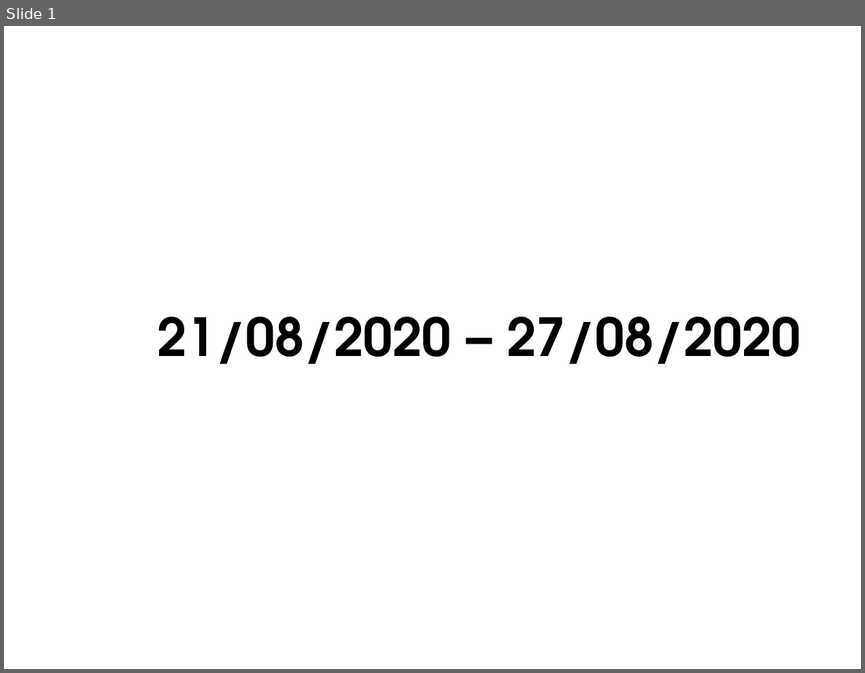
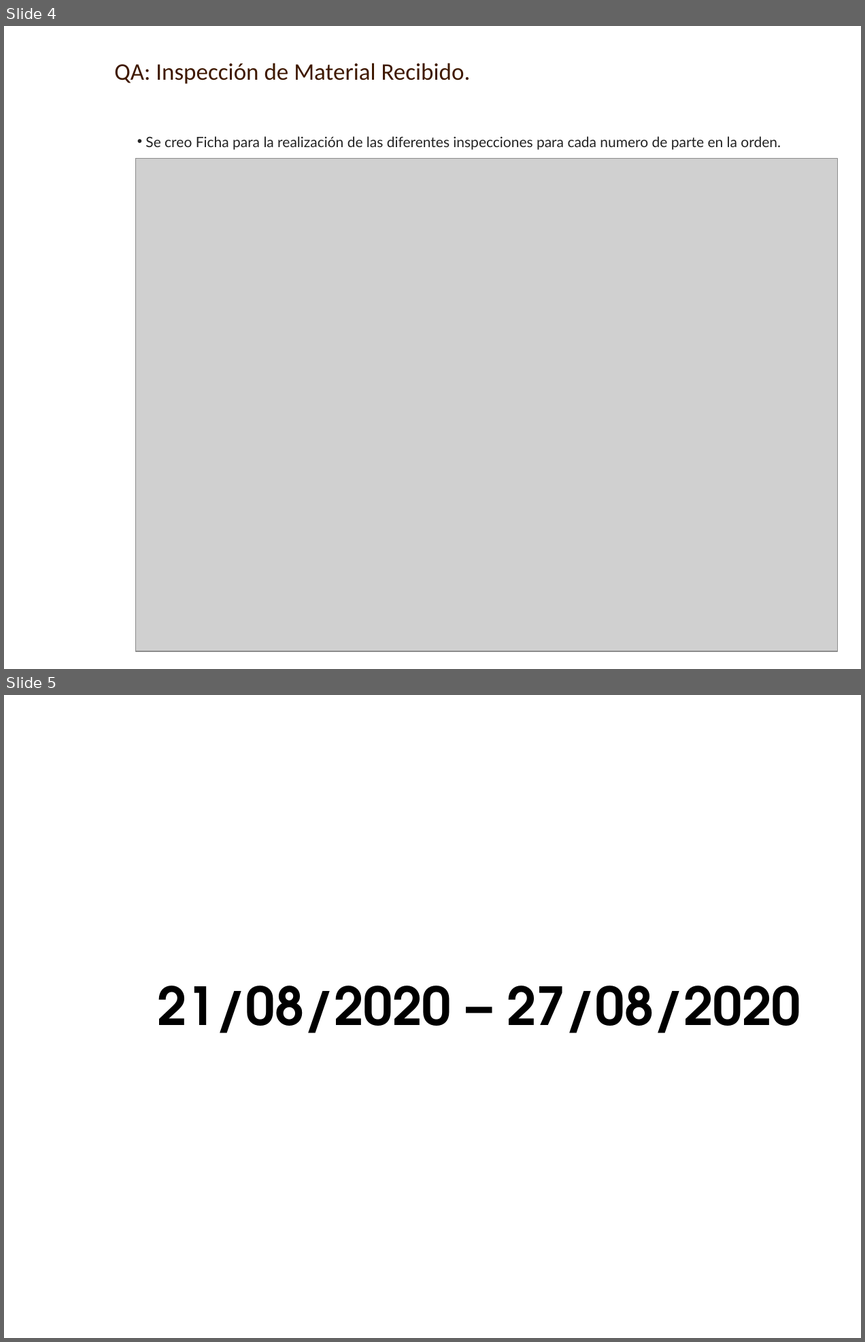
Before and after one commit to AXDELAROSA/CONTROL_QUALITY, a slide deck: Docs/IT_DEV_PEARL_LEATHER_QA_INSPECCION_27082020.pptx. Shown one above the other, each under a label of ours: slide 1 before the commit, slides 4 and 5 after it. The pictures are 865x673 and 865x1342 pixels, drawn with LibreOffice and Linux fonts; fonts in the diff are those of the drawing; grey boxes stand for pictures; background and template pictures are left out. Boxes give left, top, right and bottom in pixels: in the first picture for what was removed or moved away, otherwise in the second. Text is boxed around its words. In the diff, an @@ line names an element or a change of style, - is before the commit and + after.

```diff
--- a/Docs/IT_DEV_PEARL_LEATHER_QA_INSPECCION_27082020.pptx
+++ b/Docs/IT_DEV_PEARL_LEATHER_QA_INSPECCION_27082020.pptx
@@ slide 4 added at box(4, 26, 861, 669), background picture (left out) @@
@@ text added at box(114, 63, 470, 84), 20 pt, text #3F1900 @@
+QA: Inspección de Material Recibido.
@@ text added at box(145, 136, 781, 150), 12 pt, text #222222 @@
+• Se creo Ficha para la realización de las diferentes inspecciones para cada numero de parte en la orden.
@@ picture added at box(136, 159, 838, 652) @@
@@ what was slide 1 is now slide 5 @@
```
Also in this commit, not shown: 3 other slides added, 9 other files.
